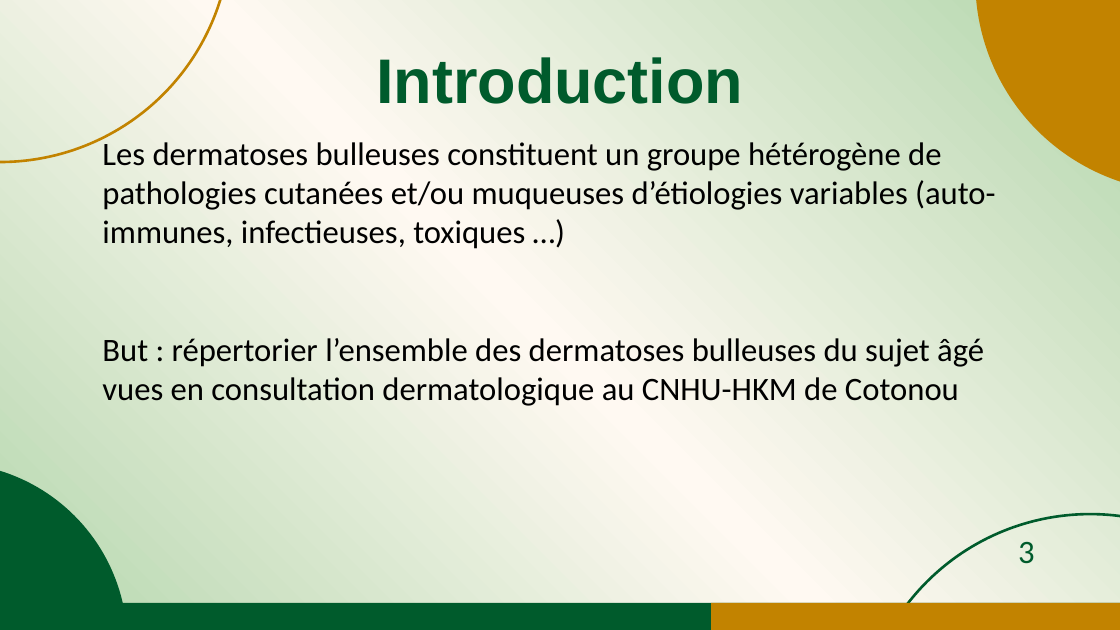
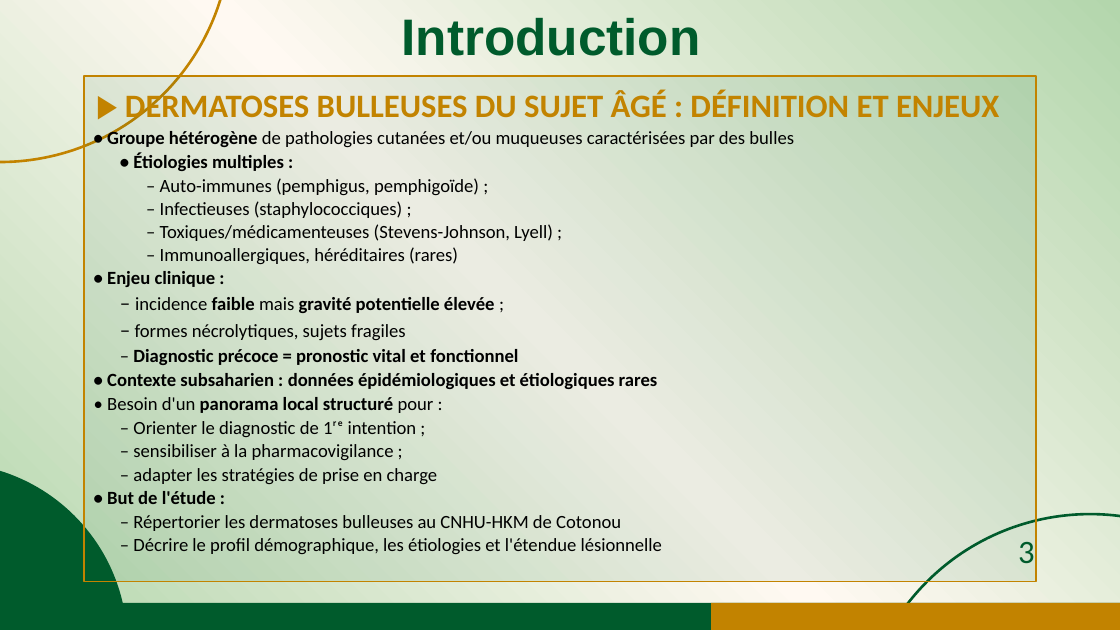
Before and after one commit to jicorporate/GFMP, a slide deck: slide 3 of Communication Orale_JDA1_sujets agés_30mai.pptx. Drawn at 1120x630 pixels with LibreOffice and Linux fonts; fonts in the diff are those of the drawing. Boxes give left, top, right and bottom in pixels: in the first picture for what was removed or moved away, otherwise in the second. Text is boxed around its words. In the diff, an @@ line names an element or a change of style, - is before the commit and + after.

```diff
--- a/Communication Orale_JDA1_sujets agés_30mai.pptx
+++ b/Communication Orale_JDA1_sujets agés_30mai.pptx
@@ text "Introduction": place and size @@
-text "Introduction" at bbox=[376, 57, 743, 104]
+text "Introduction" at bbox=[402, 17, 701, 56]
@@ text "Introduction" at bbox=[402, 17, 701, 56]: size 54 to 44 pt @@
@@ ellipse removed at bbox=[975, 0, 1120, 192] @@
@@ subtitle "▶ DERMATOSES BULLEUSES DU SUJET ...": place and size @@
-subtitle "▶ DERMATOSES BULLEUSES DU SUJET ..." at bbox=[102, 138, 995, 406]
+subtitle "▶ DERMATOSES BULLEUSES DU SUJET ..." at bbox=[84, 76, 1037, 581]
@@ subtitle "▶ DERMATOSES BULLEUSES DU SUJET ..." at bbox=[84, 76, 1037, 581]: fill none to #005B2C at 8% opacity; outline none to #C28300 1.5 pt @@
@@ subtitle at bbox=[107, 90, 999, 554]: text changed; size 28 to 16 pt @@
-Les dermatoses bulleuses constituent un groupe hétérogène de pathologies cutanées et/ou muqueuses d’étiologies variables (auto-immunes, infectieuses, toxiques …)
-But : répertorier l’ensemble des dermatoses bulleuses du sujet âgé vues en consultation dermatologique au CNHU-HKM de Cotonou
+▶ DERMATOSES BULLEUSES DU SUJET ÂGÉ : DÉFINITION ET ENJEUX
+• Groupe hétérogène de pathologies cutanées et/ou muqueuses caractérisées par des bulles
+• Étiologies multiples :
+  – Auto-immunes (pemphigus, pemphigoïde) ;
+  – Infectieuses (staphylococciques) ;
+  – Toxiques/médicamenteuses (Stevens-Johnson, Lyell) ;
+  – Immunoallergiques, héréditaires (rares)
+• Enjeu clinique :
+– incidence faible mais gravité potentielle élevée ;
+– formes nécrolytiques, sujets fragiles
+– Diagnostic précoce = pronostic vital et fonctionnel
+• Contexte subsaharien : données épidémiologiques et étiologiques rares
+• Besoin d'un panorama local structuré pour :
+– Orienter le diagnostic de 1ʳᵉ intention ;
+– sensibiliser à la pharmacovigilance ;
+– adapter les stratégies de prise en charge
+• But de l'étude :
+– Répertorier les dermatoses bulleuses au CNHU-HKM de Cotonou
+– Décrire le profil démographique, les étiologies et l'étendue lésionnelle
```
Also in this commit, not shown: 2 other slides changed, 5 slides added, 5 slides removed.
